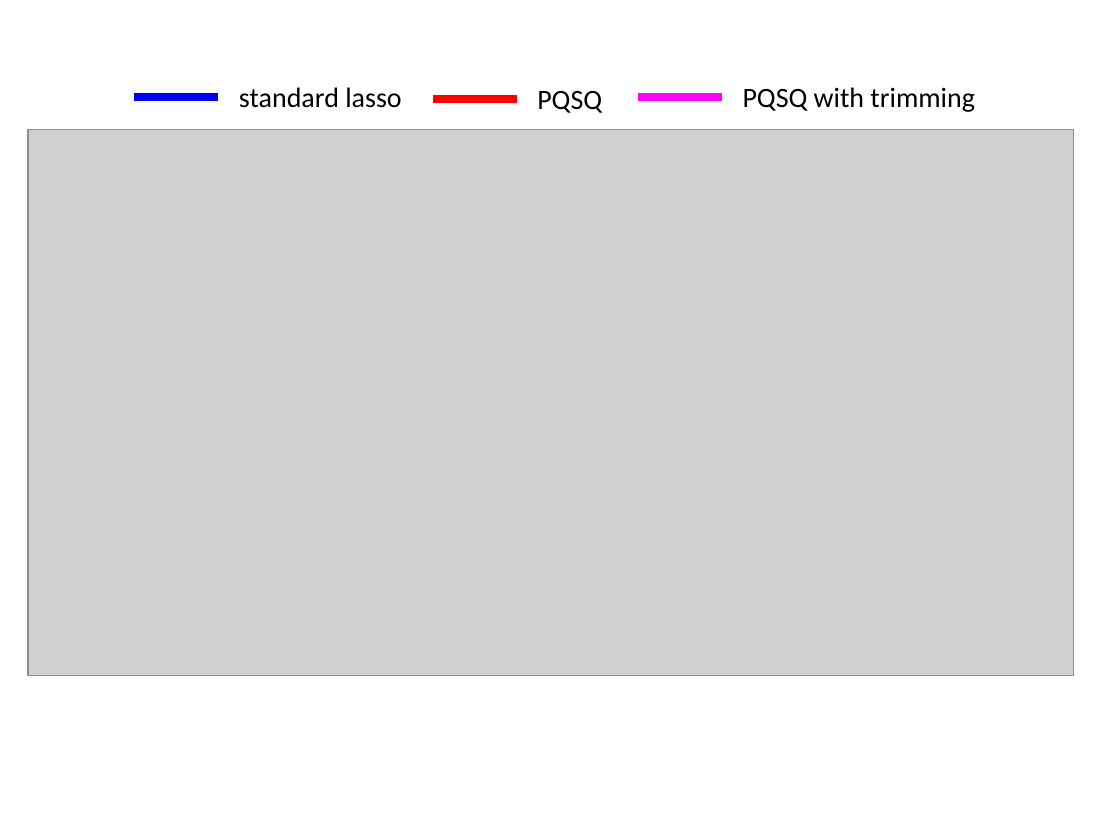
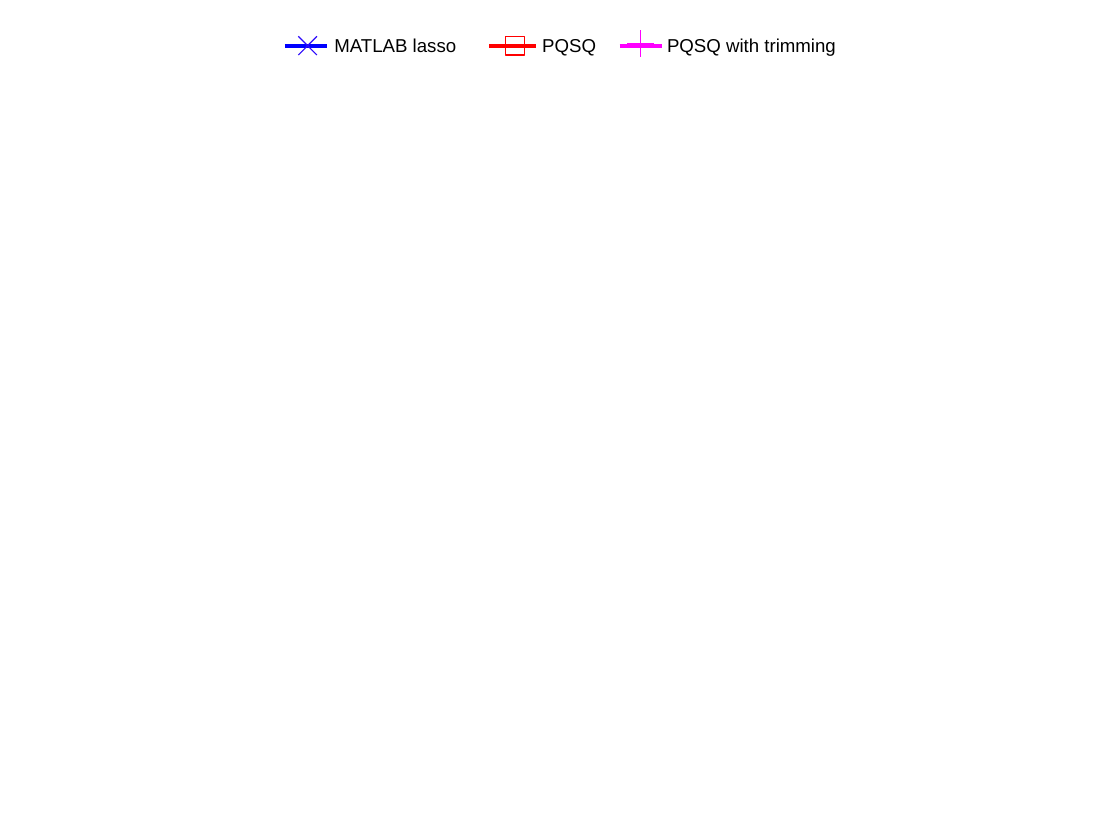
Before and after one commit to Mirkes/PQSQ-regularized-regression, a slide deck: slide 4 of For paper/TestsChoiceOfEpsilon.pptx. Drawn at 1120x840 pixels with LibreOffice and Linux fonts; fonts in the diff are those of the drawing; grey boxes stand for pictures; background and template pictures are left out. Boxes give left, top, right and bottom in pixels: in the first picture for what was removed or moved away, otherwise in the second. Text is boxed around its words. In the diff, an @@ line names an element or a change of style, - is before the commit and + after.

```diff
--- a/For paper/TestsChoiceOfEpsilon.pptx
+++ b/For paper/TestsChoiceOfEpsilon.pptx
@@ text "PQSQ": place and size @@
-text "PQSQ" at [537, 91, 602, 113]
+text "PQSQ" at [542, 39, 596, 56]
@@ text "PQSQ" at [542, 39, 596, 56]: size 18 to 12 pt, font Calibri to Arial @@
@@ text "PQSQ with trimming" at [667, 38, 835, 56]: size 18 to 12 pt, font Calibri to Arial @@
@@ text "PQSQ with trimming": place and size @@
-text "PQSQ with trimming" at [743, 87, 974, 112]
+text "PQSQ with trimming" at [667, 38, 835, 56]
@@ line added from (284, 46) to (327, 46), #0000FF 2 pt @@
@@ line added from (298, 36) to (317, 55), #2D0AFC 0.75 pt @@
@@ line added from (298, 55) to (317, 36), #2D0AFC 0.75 pt @@
@@ text at [334, 38, 456, 53]: text changed; size 18 to 12 pt; font Calibri to Arial @@
-standard lasso
+MATLAB lasso
@@ line added from (489, 46) to (535, 46), #FF0000 2 pt @@
@@ rectangle added at [506, 36, 525, 55], outline #FF0000 1 pt @@
@@ line added from (619, 46) to (662, 46), #FF00FF 2 pt @@
@@ line added from (627, 44) to (654, 44), #FF00FF 0.75 pt @@
@@ line added from (641, 30) to (641, 56), #FF00FF 0.75 pt @@
@@ line removed from (134, 96) to (218, 96) @@
@@ line removed from (432, 99) to (516, 99) @@
@@ line removed from (638, 96) to (722, 96) @@
@@ picture removed at [28, 130, 1073, 675] @@
```
Also in this commit, not shown: 12 other files.
